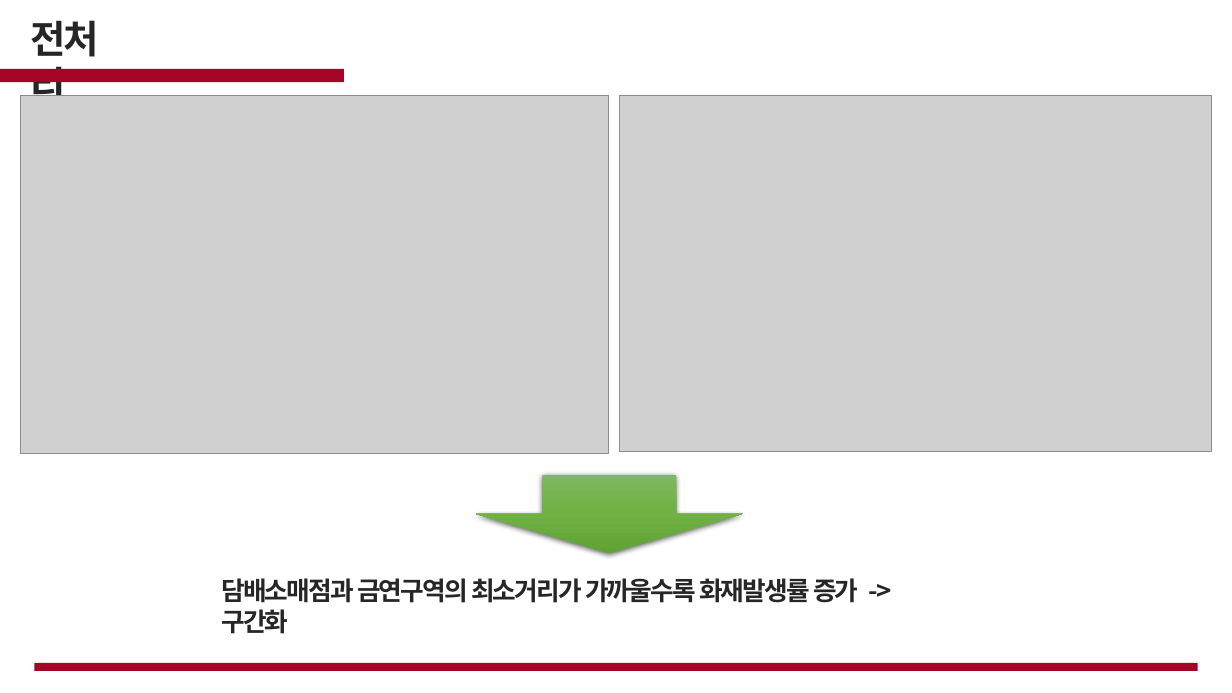
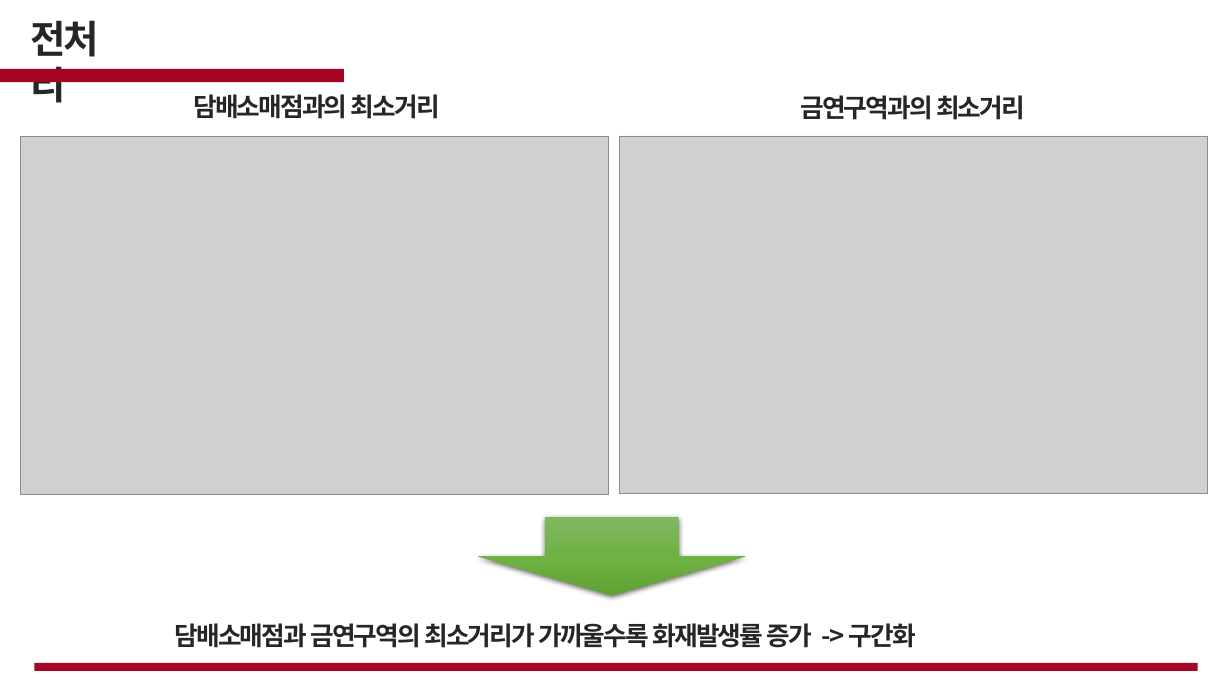
Before and after one commit to cjsgk106/fire-prediction-analysis, a slide deck: slide 12 of work/화재.pptx (slide 19 before the commit). Drawn at 1232x693 pixels with LibreOffice and Linux fonts; fonts in the diff are those of the drawing; grey boxes stand for pictures; background and template pictures are left out. Boxes give left, top, right and bottom in pixels: in the first picture for what was removed or moved away, otherwise in the second. Text is boxed around its words. In the diff, an @@ line names an element or a change of style, - is before the commit and + after.

```diff
--- a/work/화재.pptx
+++ b/work/화재.pptx
@@ text added at (193, 94, 440, 119), 20 pt, text #262626, bold @@
+담배소매점과의 최소거리
@@ text added at (800, 95, 1025, 120), 20 pt, text #262626, bold @@
+금연구역과의 최소거리
@@ picture: place and size @@
-picture at (20, 95, 608, 453)
+picture at (20, 137, 608, 494)
@@ picture: place and size @@
-picture at (620, 95, 1212, 452)
+picture at (620, 136, 1208, 494)
@@ down arrow: place and size @@
-down arrow at (476, 475, 743, 554)
+down arrow at (479, 518, 746, 596)
@@ text "담배소매점과 금연구역의 최소거리가 가까울수록 화재발생률 ..." rewrapped from (221, 578, 858, 603) to (175, 623, 916, 648) @@
```
Also in this commit, not shown: 6 other slides changed, 4 slides added, 4 slides removed.
